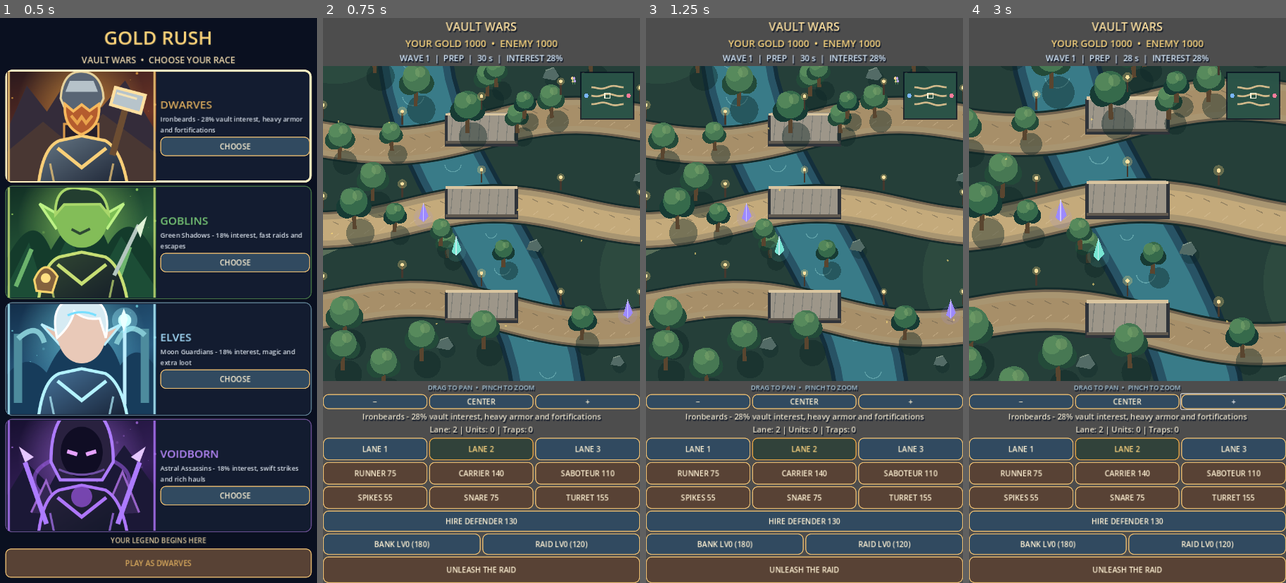
Above: before the commit, frames 1-4 (left to right).
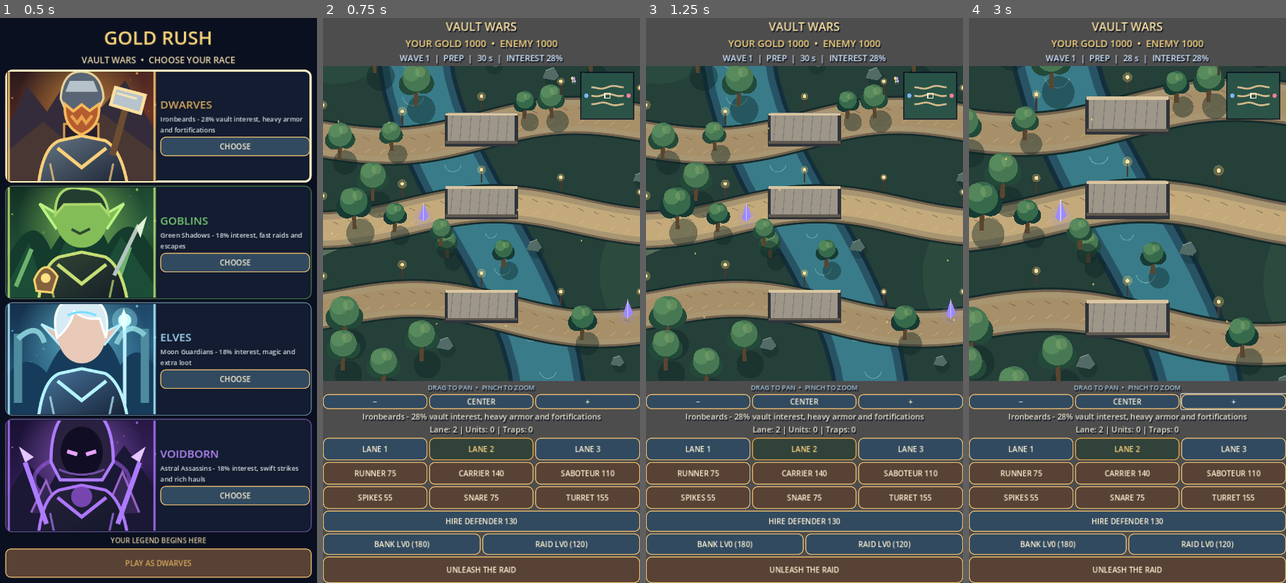
Above: after the commit, the same moments.

Repository: krzych3d/Gold-rush-mobile
Game: Godot game, scene res://main.tscn
Same seed, same stepped clock (60 frames per second), same inputs: the game is played once before the commit and once after it.
Inputs:
- Up to frame 1 (0.5 s): no input
- Up to frame 2 (0.75 s): click "PLAY AS DWARVES" at 0.5 s
- Up to frame 3 (1.25 s): no input
- Up to frame 4 (3 s): click "−" at 1.25 s; click "CENTER" at 2 s; click "+" at 2.75 s

Frame 1 is identical in both runs. In frame 2, 1.7% of the frame differs, in the area x 40-67%, y 8-59%; in frame 3, 1.7%; in frame 4, 1.9%, in the area x 38-69%, y 8-62%.

Commit message:
Initialize terrain only after arena control exists to avoid null access

Diff:
--- a/scripts/game.gd
+++ b/scripts/game.gd
@@ -54,7 +54,6 @@
 
 func _ready() -> void:
 	rng.randomize()
-	_generate_terrain_details()
 	var root := VBoxContainer.new()
 	root.set_anchors_and_offsets_preset(Control.PRESET_FULL_RECT)
 	add_child(root)
@@ -166,6 +165,7 @@
 	clock.timeout.connect(_tick)
 	add_child(clock)
 	clock.start()
+	_generate_terrain_details()
 	_refresh()
 	_show_race_selection()
 
